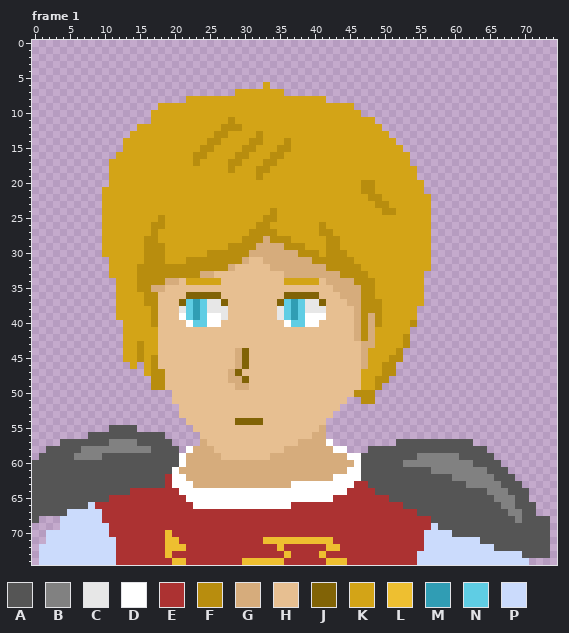
Pixel-art file: Assets/Sprites/Portraits/Eriuqs Portraits/EriuqsPortraits.aseprite. The picture above is the old version.
75x75 pixels, 7 frames. Shown: frame 1. The commit also changed other frames, which this record leaves out.
Palette (. is transparent): A #555555  B #818181  C #e7e7e7  D #ffffff  E #ac3232  F #b88d0e  G #d6ac7c  H #e7bf91  J #816306  K #d3a417  L #eebf30  M #309db4  N #5fcde4  P #cbdbfc
Pixels before, frame 1 (only the part around the change), first column x 7:
49 ..........FFHHHHHHHHHHGGHHHHHHHHHHHHHHHHKKF...........
50 .............HHHHHHHHHHHHHHHHHHHHHHHHHHFFF............
51 .............HHHHHHHHHHHHHHHHHHHHHHHHH..FF............
52 ..............HHHHHHHHHHHHHHHHHHHHHHH.................
53 ..............HHHHHHHHHHHHHHHHHHHHHH..................
54 ...............HHHHHHHJJJJHHHHHHHHH...................
55 ....AAAA........HHHHHHHHHHHHHHHHHHG...................
56 .AAAAAAAAAAA.....HHHHHHHHHHHHHHHHGG...................
57 AAAABBBBAAAAA....GHHHHHHHHHHHHHGGGGD.........AAAAAAAAA
58 BBBBBBBBBBAAAA.DGGGHHHHHHHHHHGGGGGGGDD...AAAAAAAAAAAAA
59 BBBAAAAAAAAAAADGGGGGHHHHHHHGGGGGGGGGGGDDAAAAAAAABBBBBB
60 AAAAAAAAAAAAAADGGGGGGGGGGGGGGGGGGGGGGGGDAAAAAABBBBBBBB
61 AAAAAAAAAAAAADGGGGGGGGGGGGGGGGGGGGGGGGDDAAAAAAAAAABBBB
62 AAAAAAAAAAAAEDDGGGGGGGGGGGGGGGGGGGGGDDDDAAAAAAAAAAAAAB
63 AAAAAAAAAAAAEDDDGGGGGGGGGGGGGGDDDDDDDDDEEAAAAAAAAAAAAA
64 AAAAAAAEEEEEEEDDDDDDDDDDDDDDDDDDDDDDDDEEEEAAAAAAAAAAAA
65 AAAAEEEEEEEEEEEDDDDDDDDDDDDDDDDDDDDDEEEEEEEEAAAAAAAAAA
66 APEEEEEEEEEEEEEEDDDDDDDDDDDDDDEEEEEEEEEEEEEEEEAAAAAAAA
67 PPPEEEEEEEEEEEEEEEEEEEEEEEEEEEEEEEEEEEEEEEEEEEEEAAAAAA
The result:
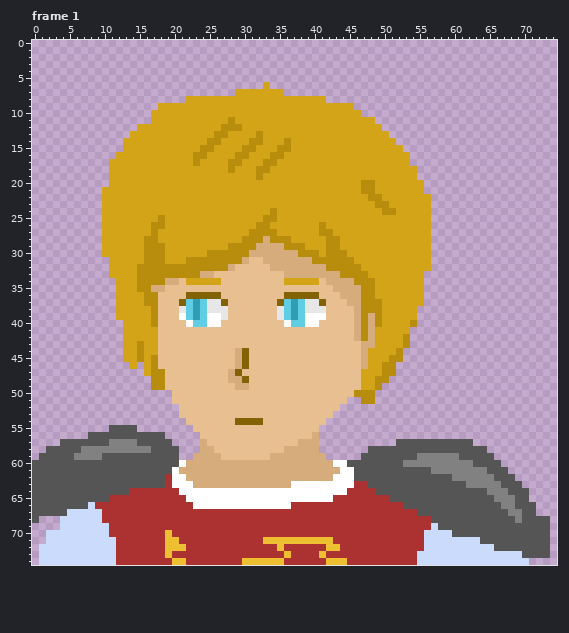
The commit says: triacae portrait
Difference:
{"where": "frame 1, layer \"Layer 2\""}
{"frame":1,"y":55,"x":41,"old":"G","new":"."}
{"frame":1,"y":56,"x":41,"old":"G","new":"."}
{"frame":1,"y":57,"x":41,"old":"GD","new":".."}
{"frame":1,"y":58,"x":22,"old":"DG","new":".."}
{"frame":1,"y":58,"x":41,"old":"GGDD","new":"...."}
{"frame":1,"y":59,"x":21,"old":"DG","new":".."}
{"frame":1,"y":59,"x":42,"old":"GGGDD","new":"....."}
{"frame":1,"y":60,"x":43,"old":"GGGD","new":"DDAA"}
{"frame":1,"y":61,"x":44,"old":"G","new":"D"}
{"frame":1,"y":61,"x":46,"old":"D","new":"A"}
{"frame":1,"y":62,"x":46,"old":"D","new":"A"}
